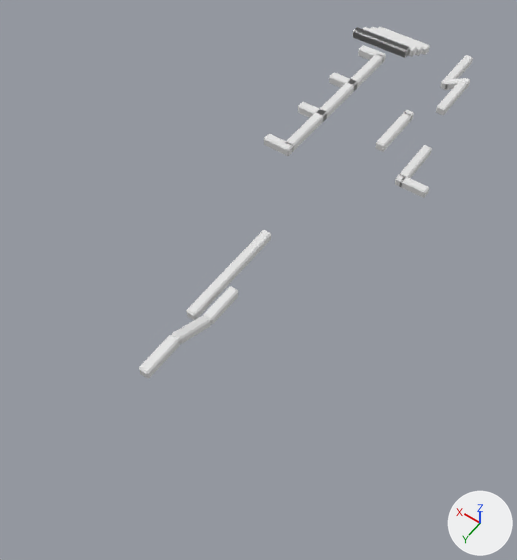
An edit to the Blender file Assets/Arting/Model/Level2.blend, drawn before and after from the same camera.
The view is the same before and after, from a camera (50 mm lens) standing at (-24.3, 78.4, 50.7) and looking at (0.7, 43.4, -4.2). The lights are fixed; the arrows at lower right show +X, +Y and +Z. Mesh edges are drawn as thin lines on the coarser meshes. Materials are left out; every surface is plain grey.
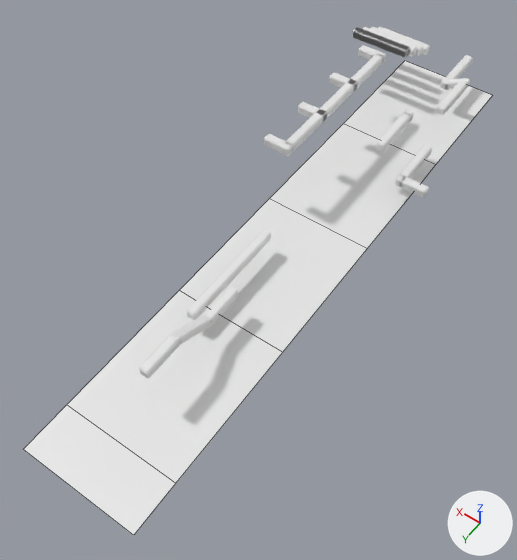
Where the newer file only moved an object's origin or applied its transform, the numbers keep the older frame.

Where the change shows, as pixel boxes [x1, y1, x2, y2] in the pictures (517 x 560 px):
'KillPlaneVisual', shown
    after: [23, 61, 492, 535]
part 1 of me_plane_003, built on
    after: [67, 61, 492, 483]

The edits, one by one:
me_plane_003 has 6 vertices, 2 faces and spans x -6.0..6.0, y -12.0..14.0, z 0.0.
me_plane_003 is used by ob_killplanevisual; parent ob_visuals; location (0.0, 34.0, -4.0); scale (1.0, 2.5, 1.0).
Verts and faces of me_plane_003; kept vertices keep their numbers, new ones are numbered from 6.
Before the commit, vertices of me_plane_003: 0 (-6.0, -12.0, 0.0), 1 (6.0, -12.0, 0.0), 2 (-6.0, 12.0, 0.0), 3 (6.0, 12.0, 0.0).
Part 1, on me_plane_003:
Faces deleted: (0, 1, 3, 2).
New vertex 6 is at (-6.0, 6.0, 0.0), pixel (282, 352).
New vertex 7 is at (-6.0, 0.0, 0.0), pixel (367, 248).
New vertex 8 is at (-6.0, -6.0, 0.0), pixel (435, 164).
New vertices 9, 10, 11 stand at vertices 6, 7, 8, in that order, plus (12.0, 0.0, 0.0).
New faces: (2, 6, 9, 3), (0, 1, 11, 8), (7, 8, 11, 10), (6, 7, 10, 9).
Object 'KillPlaneVisual' (ob_killplanevisual) is now shown.
